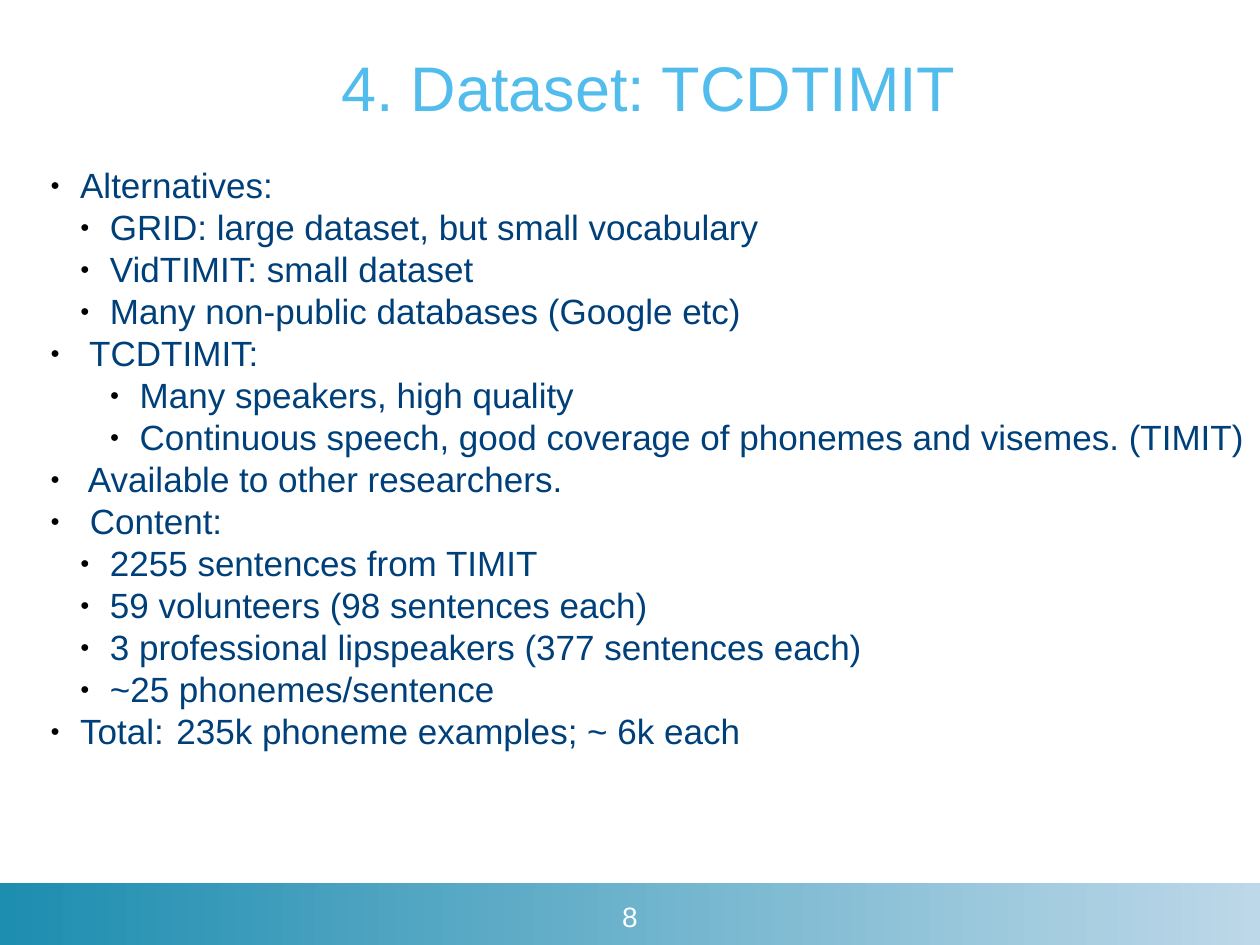
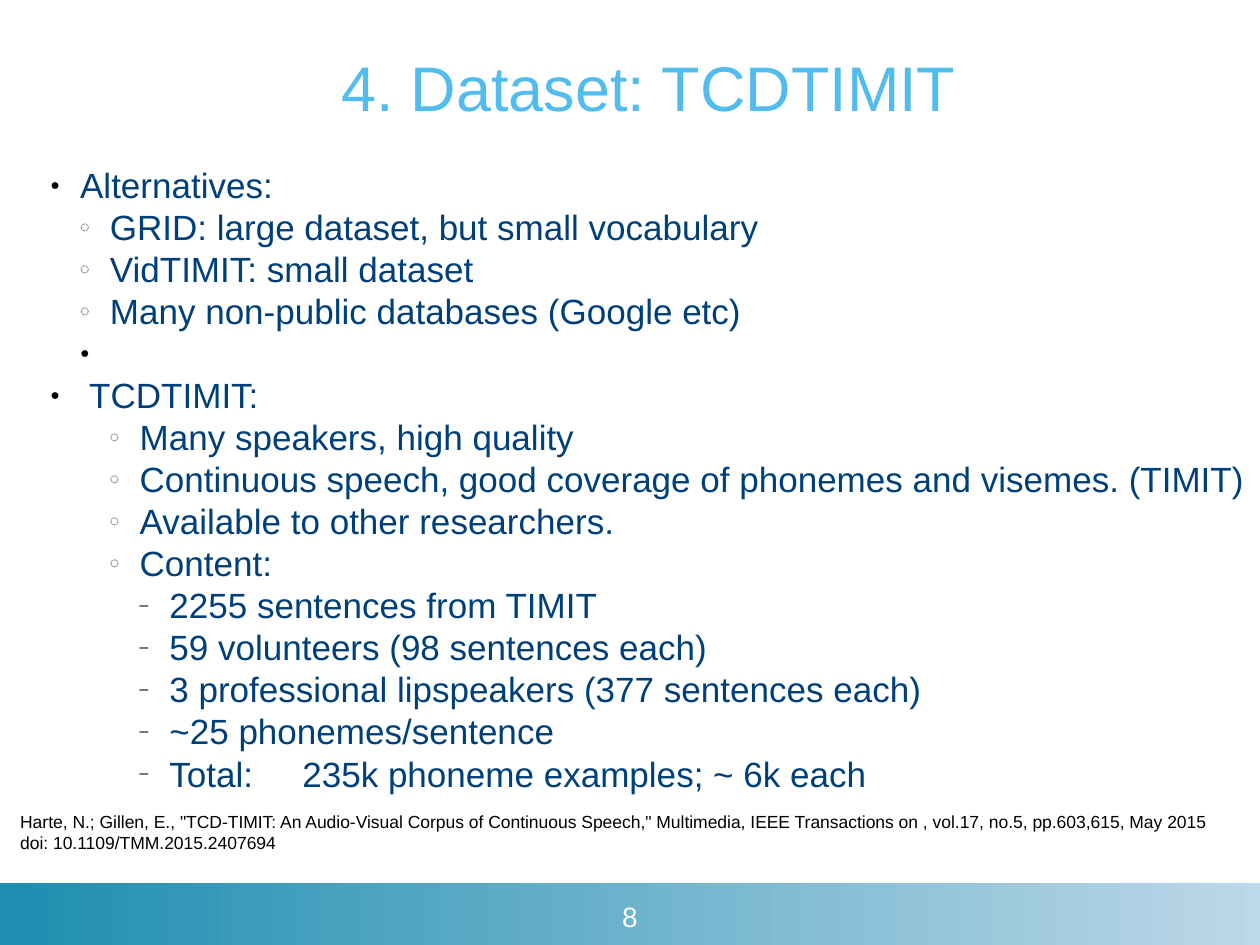
Before and after one commit to matthijsvk/convNets, a slide deck: slide 8 of report/tussentijdse/convNetsSR21dec2017.pptx. Drawn at 1260x945 pixels with LibreOffice and Linux fonts; fonts in the diff are those of the drawing; background and template pictures are left out. Boxes give left, top, right and bottom in pixels: in the first picture for what was removed or moved away, otherwise in the second. Text is boxed around its words. In the diff, an @@ line names an element or a change of style, - is before the commit and + after.

```diff
--- a/report/tussentijdse/convNetsSR21dec2017.pptx
+++ b/report/tussentijdse/convNetsSR21dec2017.pptx
@@ text at box(110, 214, 1244, 788): bullet ● to ◌; list level 1 to 3 in "Available to other researchers."; list level 1 to 3 in "Content:"; bullet ● to ‒; list level 2 to 4 in "2255 sentences from TIMIT"; list level 2 to 4 in "59 volunteers (98 sentences each)"; list level 2 to 4 in "3 professional lipspeakers (377 sentences ..."; list level 2 to 4 in "~25 phonemes/sentence"; list level 1 to 4 in "Total: 235k phoneme examples; ~ ..." @@
@@ text added at box(20, 815, 1206, 850), 10 pt, text #000000 @@
+Harte, N.; Gillen, E., "TCD-TIMIT: An Audio-Visual Corpus of Continuous Speech," Multimedia, IEEE Transactions on , vol.17, no.5, pp.603,615, May 2015 doi: 10.1109/TMM.2015.2407694
```
Also in this commit, not shown: 8 other slides changed, 3 slides added, 33 other files.
